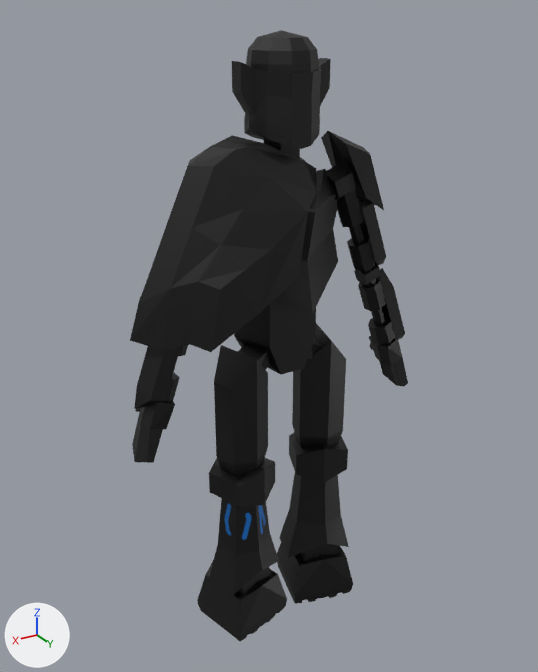
What one commit did to the Blender file Assets/CharacterbackuP.blend.
Camera for both pictures: a 50 mm camera at (3.84, 6.18, 2.32) aimed at (0.08, -0.09, -0.81). The axes (+X, +Y, +Z) are drawn at lower left. The lights are the same throughout.

The scene before the commit, as lines of its bpy script (objects in view):
```python
me_cube_002 = bpy.data.meshes.new('Cube.002')
me_cube_002.from_pydata(...)  # 37 vertices, 30 faces; spans x -0.95..1.14, y -0.47..0.65, z -2.2..-0.28
me_cube_002.materials.append(mat_material)  # picture img_leftfootjoint_lowerneck_rightpauldron_and_more_png
me_cube_006 = bpy.data.meshes.new('Cube.006')
me_cube_006.from_pydata(...)  # 46 vertices, 38 faces; spans x -1.88..-0.04, y -0.96..1.06, z -8.52..-7.15
me_cube_006.materials.append(mat_material)  # picture img_leftfootjoint_lowerneck_rightpauldron_and_more_png
me_plane = bpy.data.meshes.new('Plane')
me_plane.from_pydata(...)  # 49 vertices, 39 faces; spans x -0.68..3.38, y -0.64..1.32, z -1.0..2.65
me_plane.materials.append(mat_material)  # picture img_leftfootjoint_lowerneck_rightpauldron_and_more_png
ob_lowertorso = bpy.data.objects.new('LowerTorso', me_cube_002)
ob_lowertorso.location = (0.0, 0.0, 0.0)
ob_lowertorso.scale = (0.5, 0.5, 0.5)
ob_plane = bpy.data.objects.new('Plane', me_plane)
ob_plane.location = (0.0, 0.0, 0.0)
ob_plane.scale = (0.5, 0.5, 0.5)
ob_rightfoot = bpy.data.objects.new('RightFoot', me_cube_006)
ob_rightfoot.location = (0.0, 0.0, 0.0)
ob_rightfoot.scale = (0.5, 0.5, 0.5)
# also in view: 'Head' at (0.04, 0.08, 1.7); 'LowerRightLeg' at (-0.45, 0.11, -3.02); 'LowerLeftLeg' at (0.52, 0.11, -3.02); 'LowerLeftArmor' at (1.47, 0.1, -0.69); 'LowerArm' at (-1.23, 0.1, -0.71)
```
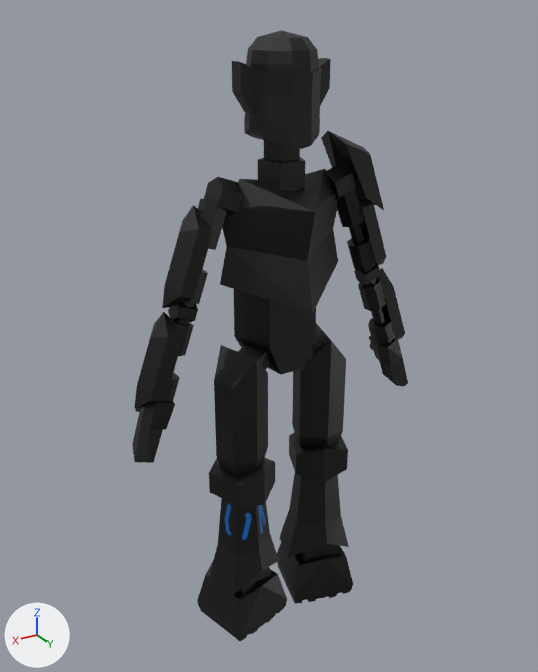
What the commit changed:
Object 'Plane' (ob_plane) is now hidden.

Pixel boxes (x1, y1, x2, y2) of what changed, in the pictures (538 x 672 px):
'Plane', hidden (black): before (130, 135, 317, 352)
'UpperTorso', unchanged, uncovered by the edit: before (273, 169, 338, 314); after (220, 169, 338, 314)
'UpperLeftArmor', unchanged, uncovered by the edit: after (162, 205, 212, 308)
